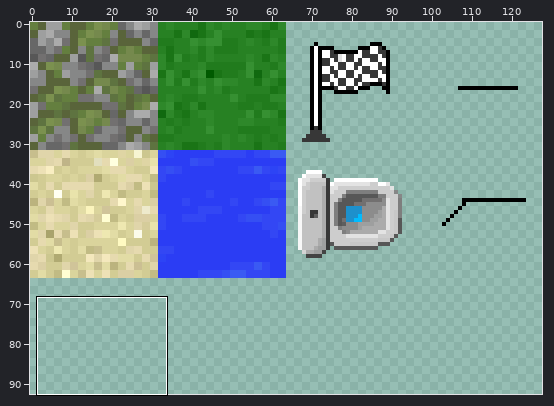
Two versions of one sprite sheet, src/assets/images/tile-atlas.png. The picture above shows the old version from afar; the outline marks the close-up.
Close-up. Old version:
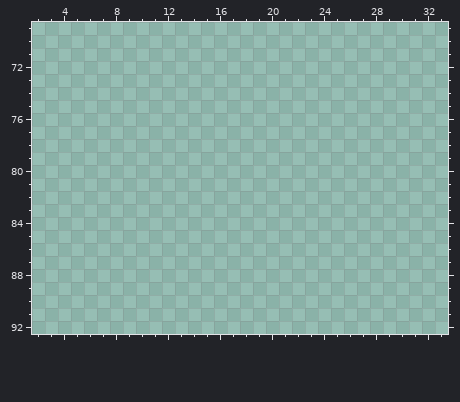
The file is 128x128 pixels. Colours within 5 levels of each other are drawn and written as one. Shown: x 2..33, y 69..92. The wide view leaves out empty margins.
Once edited:
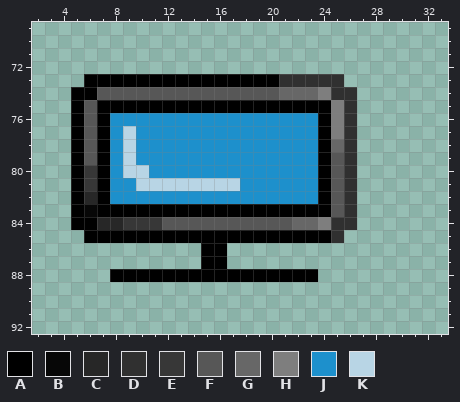
Palette (. is transparent): A #000000  B #070707  C #272727  D #303030  E #373737  F #575757  G #676767  H #7e7e7e  J #1d90cc  K #b8d5e5
The exact change:
@@ x 2..33 @@
 72 ................................
-73 ................................
-74 ................................
-75 ................................
-76 ................................
-77 ................................
-78 ................................
-79 ................................
-80 ................................
-81 ................................
-82 ................................
-83 ................................
-84 ................................
-85 ................................
-86 ................................
-87 ................................
-88 ................................
+73 ....AAAAAAAAAAAAAAADDDDD........
+74 ...AAFFFFFFFFFFFFFFGGGHDD.......
+75 ...AFAAAAAAAAAAAAAAAAAAHD.......
+76 ...AFAJJJJJJJJJJJJJJJJAHD.......
+77 ...AFAJKJJJJJJJJJJJJJJAHD.......
+78 ...AFAJKJJJJJJJJJJJJJJAGD.......
+79 ...AFAJKJJJJJJJJJJJJJJAFD.......
+80 ...AEAJKKJJJJJJJJJJJJJAFD.......
+81 ...AEAJJKKKKKKKKJJJJJJAFD.......
+82 ...ACAJJJJJJJJJJJJJJJJAFD.......
+83 ...ABAAAAAAAAAAAAAAAAAAFD.......
+84 ...AACCEEEFFFFFFFFFFGGHDD.......
+85 ....AAAAAAAAAAAAAAAAAAAD........
+86 .............AA.................
+87 .............AA.................
+88 ......AAAAAAAAAAAAAAAA..........
 89 ................................
